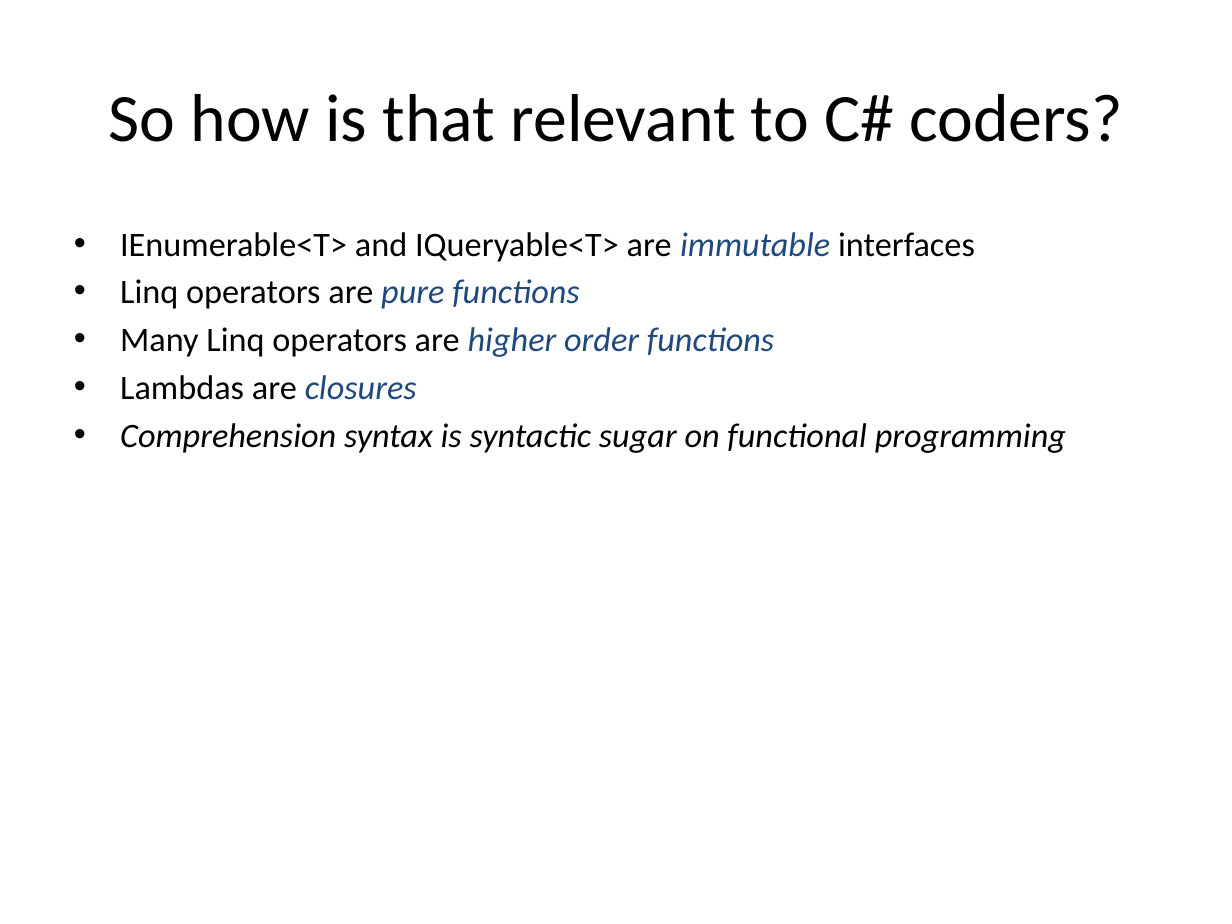
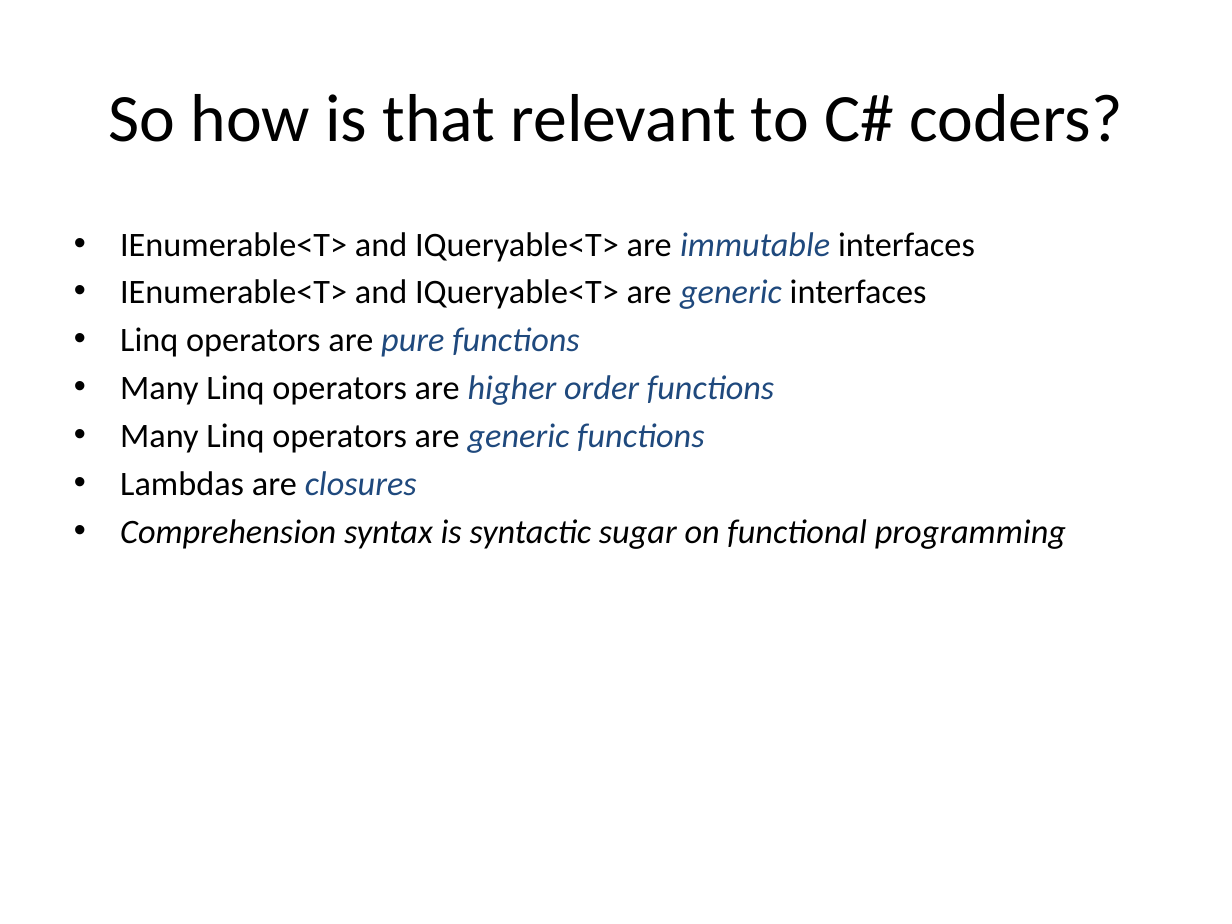
Before and after one commit to mlidbom/CSharpElevate, a slide deck: slide 5 of CSharp3.pptx (slide 4 before the commit). Drawn at 1232x924 pixels with LibreOffice and Linux fonts; fonts in the diff are those of the drawing. Boxes give left, top, right and bottom in pixels: in the first picture for what was removed or moved away, otherwise in the second. Text is boxed around its words. In the diff, an @@ line names an element or a change of style, - is before the commit and + after.

```diff
--- a/CSharp3.pptx
+++ b/CSharp3.pptx
@@ text at (120,279,927,309): paragraph added @@
+• IEnumerable<T> and IQueryable<T> are generic interfaces
@@ text at (120,423,704,453): paragraph added @@
+• Many Linq operators are generic functions
```
Also in this commit, not shown: 1 other slide changed, 1 slide added.
